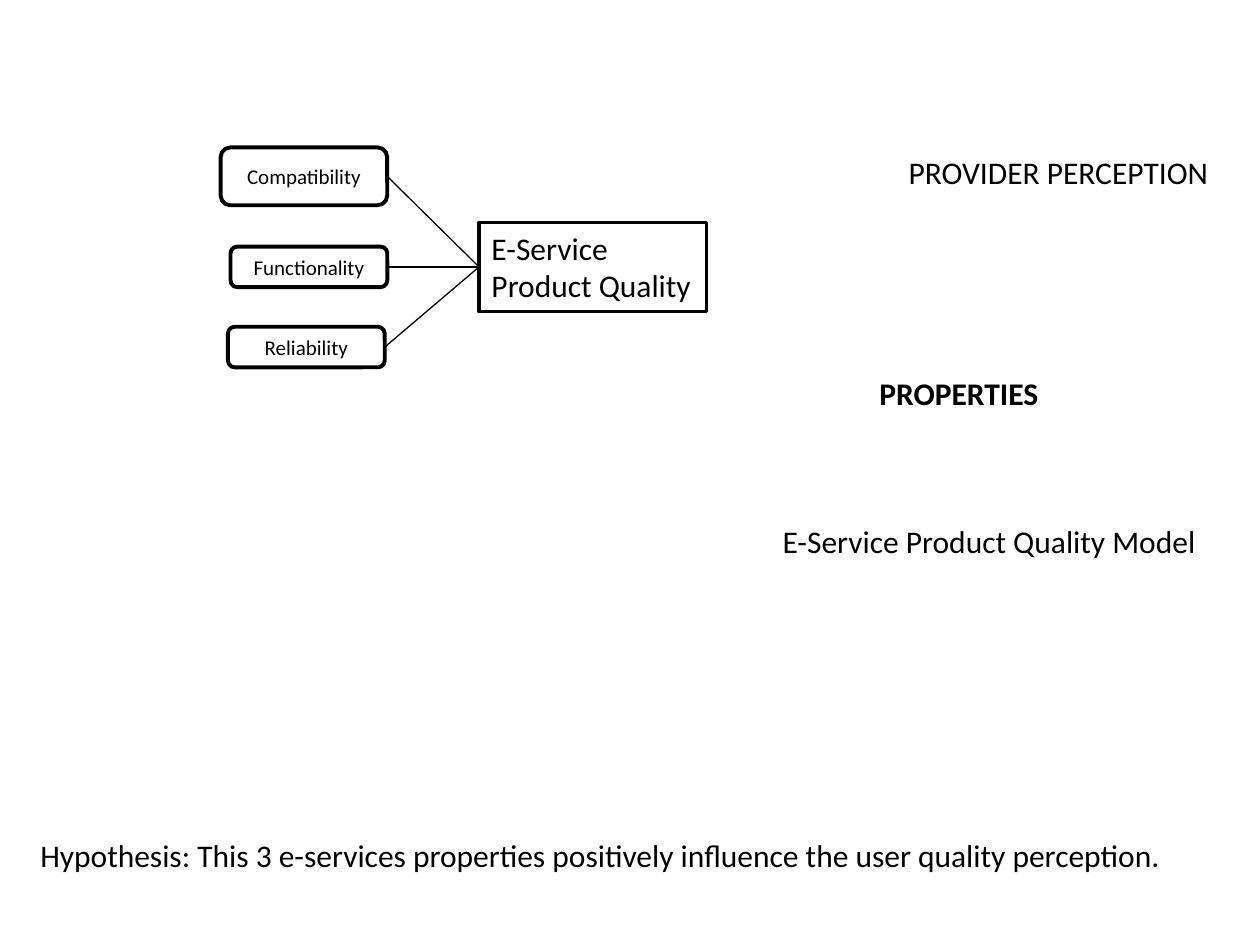
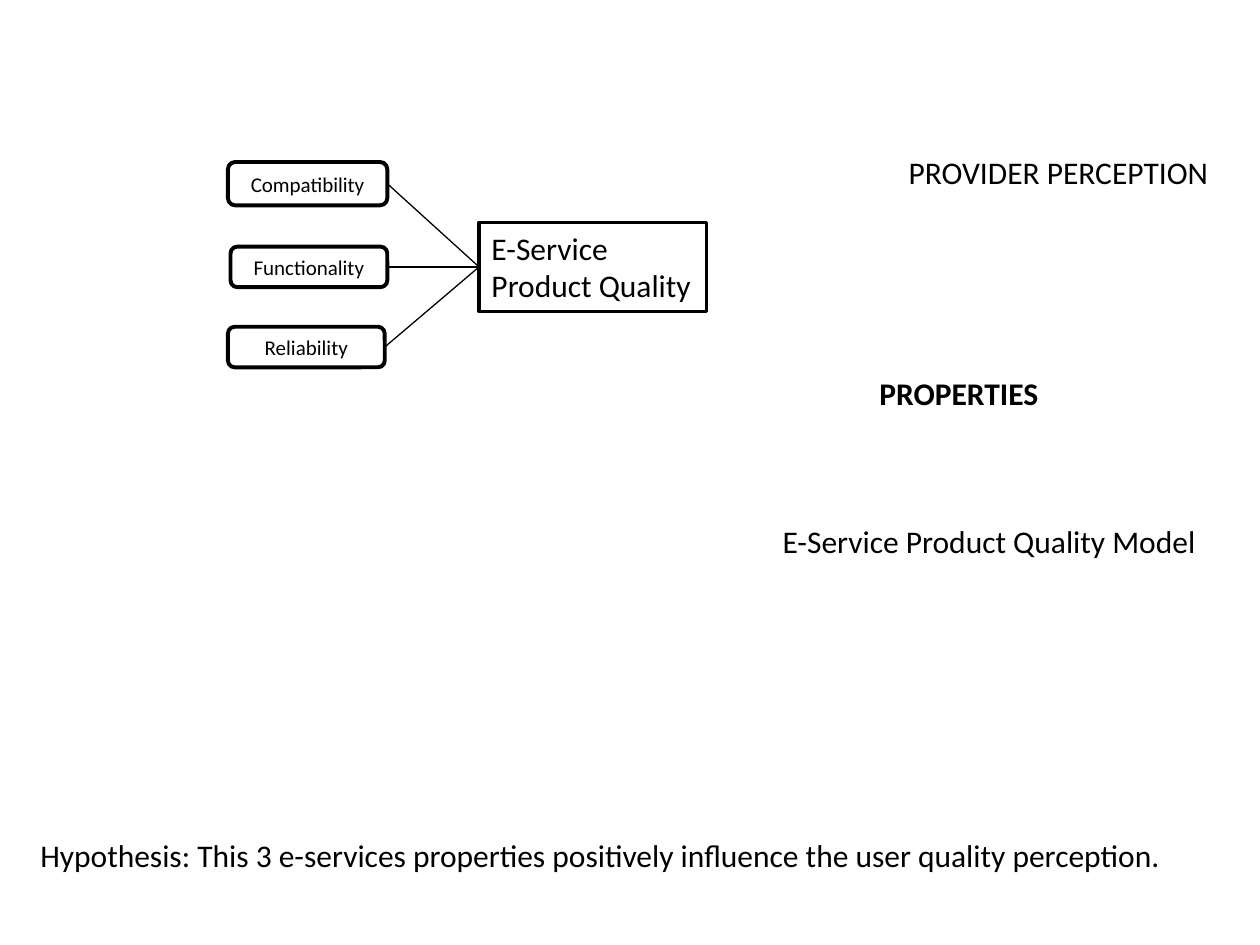
Before and after one commit to paxian/finalexam, a slide deck: slide 3 of model.pptx. Drawn at 1260x945 pixels with LibreOffice and Linux fonts; fonts in the diff are those of the drawing. Boxes give left, top, right and bottom in pixels: in the first picture for what was removed or moved away, otherwise in the second. Text is boxed around its words. In the diff, an @@ line names an element or a change of style, - is before the commit and + after.

```diff
--- a/model.pptx
+++ b/model.pptx
@@ rounded rectangle "Compatibility": place and size @@
-rounded rectangle "Compatibility" at box(220, 147, 387, 205)
+rounded rectangle "Compatibility" at box(228, 163, 387, 205)
@@ line moved from (387, 176) - (479, 267) to (387, 184) - (479, 267) @@
```
Also in this commit, not shown: 12 other slides changed, 1 slide added, 2 other files.
